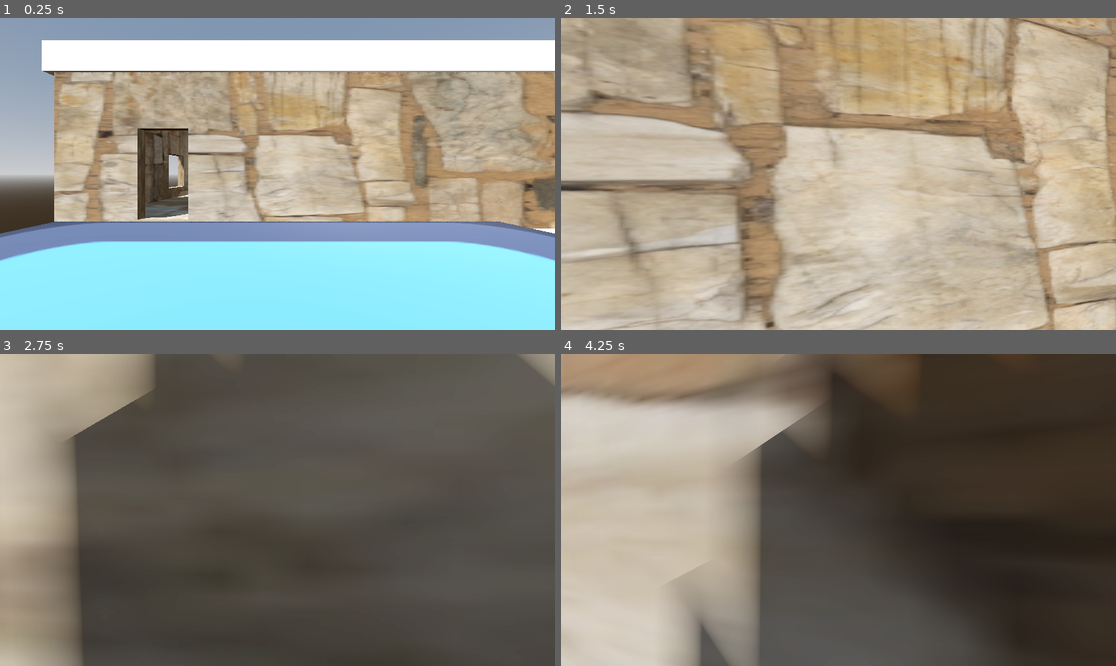
Above: before the commit, frames 1-4 (two rows, left to right).
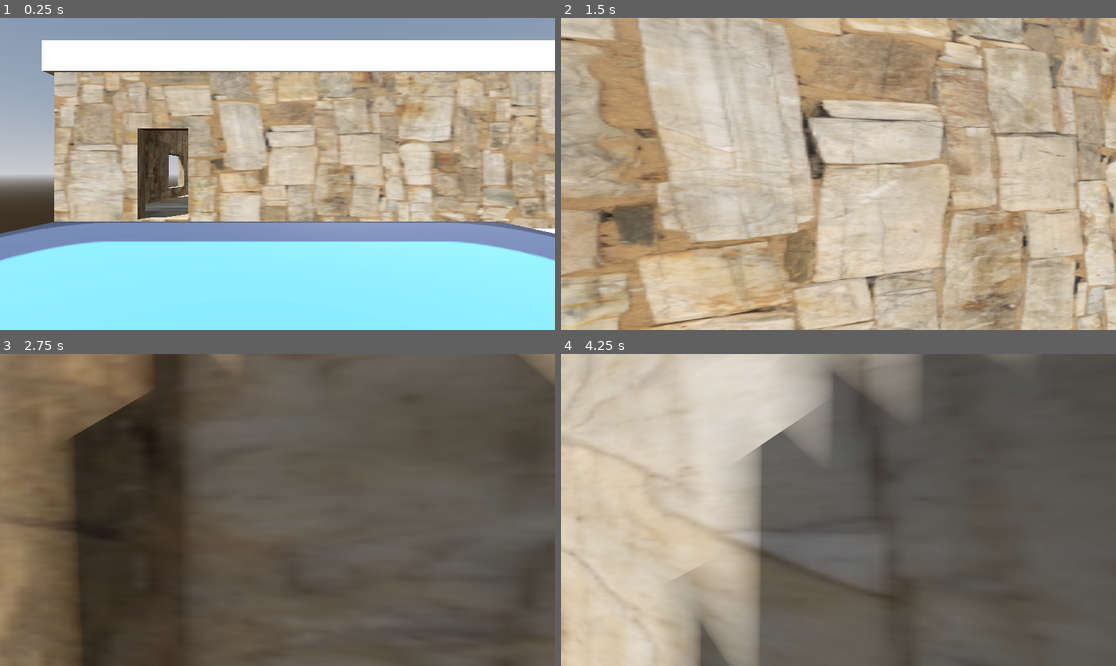
Above: after the commit, the same moments.

Repository: christiannoll/FirstPersonGame
Game: Godot game, scene res://levels/level.tscn
The game is run twice, just before and just after one commit, with the same random seed, the same clock (stepped at 60 frames per second) and the same inputs. The engine's default icon, where the game draws it, is replaced by a stand-in: a white triangle on a blue panel in a dark square.
Inputs (mouse positions are in pixels of both pictures, inside the frame that each line leads up to):
- Up to frame 1 (0.25 s): no input
- Up to frame 2 (1.5 s): tap Enter at 0.5 s; move the mouse to (866, 174) at 0.52 s; hold W (forward) from 0.53 s (still down); tap Space (jump) at 0.77 s; move the mouse to (810, 174) at 1.27 s
- Up to frame 3 (2.75 s): keep holding W (forward); tap Space (jump) at 1.52 s; move the mouse to (288, 503) at 2.02 s
- Up to frame 4 (4.25 s): keep holding W (forward); tap Space (jump) at 2.75, 3.02, 3.77 s; move the mouse to (832, 516) at 2.77 s; move the mouse to (877, 513) at 3.52 s

The runs differ from the first frame. In frame 1, 23% of the frame differs, in the area x 9-100%, y 17-68%; in frame 2, 59%; in frame 3, 35%; in frame 4, 63%, in the area x 0-100%, y 0-100%.

Commit message:
Changed UV1 scale of the house material

Diff:
--- a/materials/house_material.tres
+++ b/materials/house_material.tres
@@ -4,3 +4,4 @@
 
 [resource]
 albedo_texture = ExtResource("1_kfeee")
+uv1_scale = Vector3(3, 3, 3)
